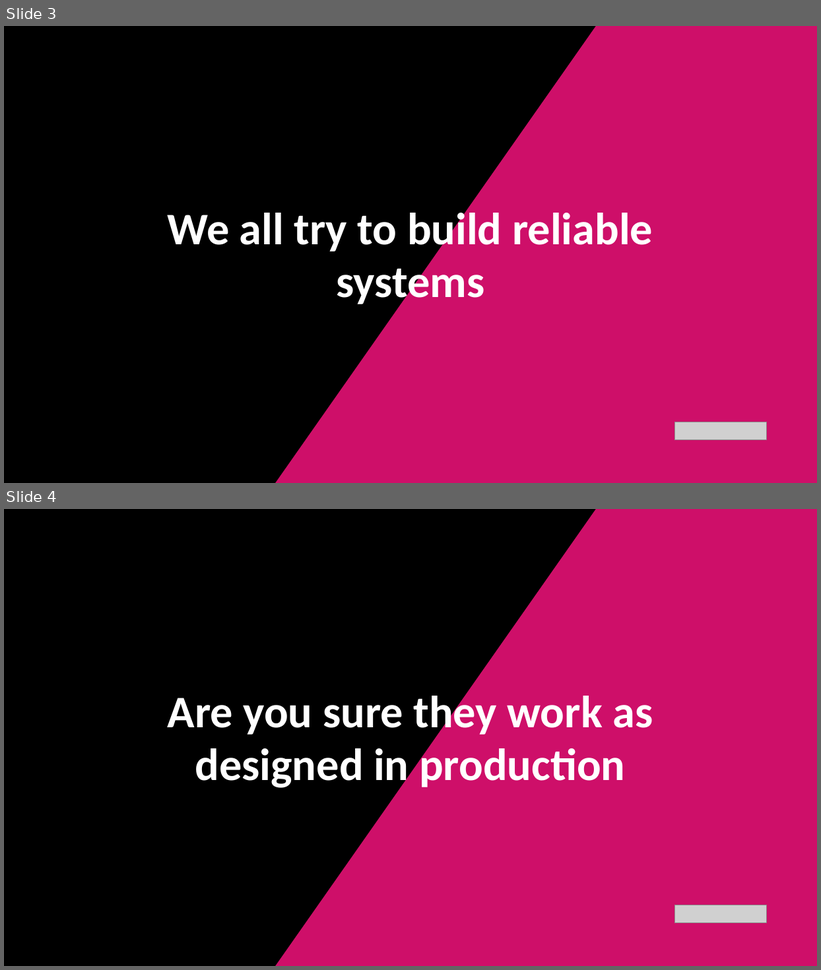
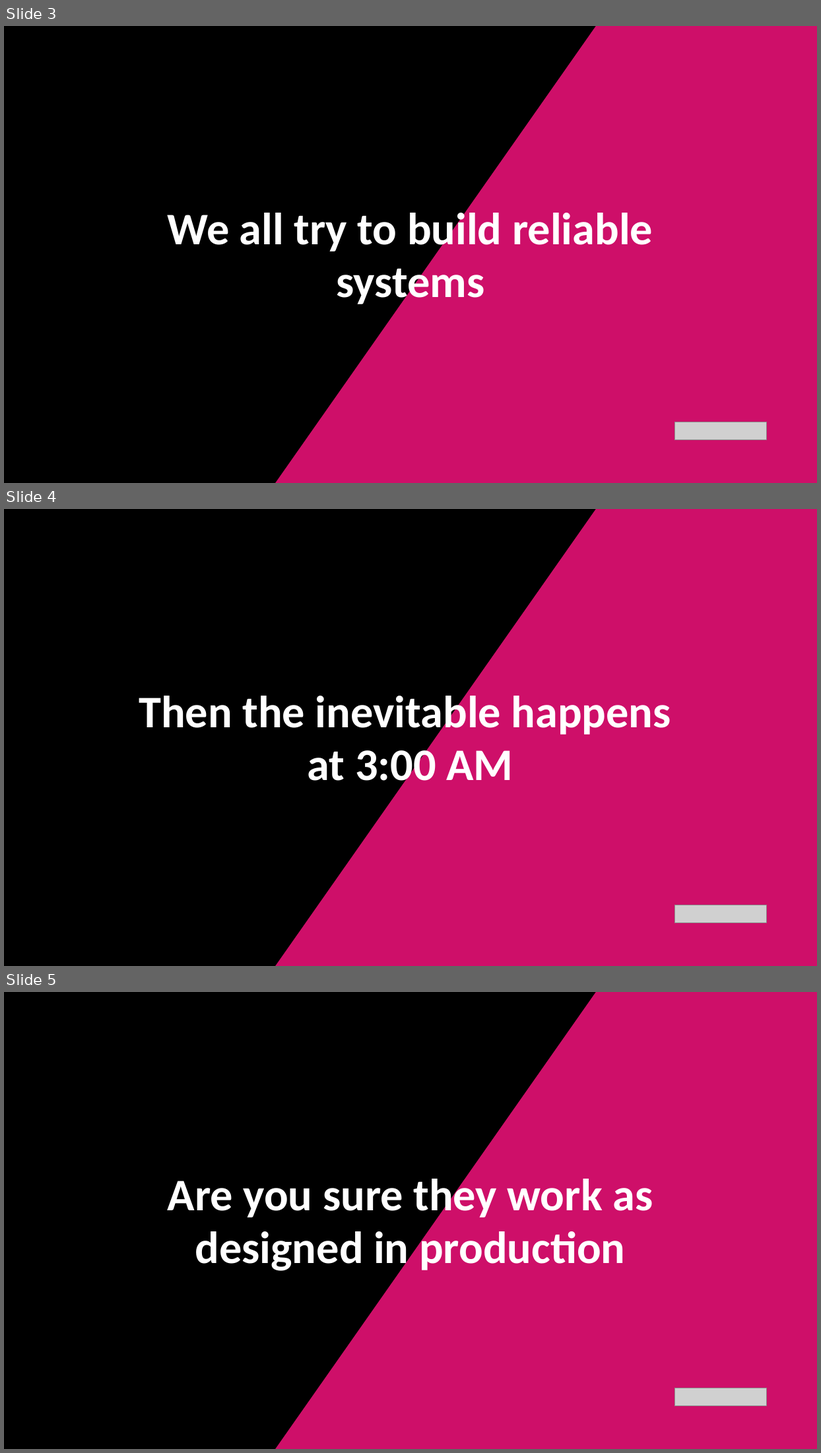
Before and after one commit to marti901/DotnetFriday-September-2026, a slide deck: slides/Thrive in chaos.pptx. Shown one above the other, each under a label of ours: slides 3 and 4 before the commit, slides 3, 4 and 5 after it. The pictures are 821x970 and 821x1453 pixels, drawn with LibreOffice and Linux fonts; fonts in the diff are those of the drawing; grey boxes stand for pictures. Boxes give left, top, right and bottom in pixels: in the first picture for what was removed or moved away, otherwise in the second. Text is boxed around its words. In the diff, an @@ line names an element or a change of style, - is before the commit and + after.

```diff
--- a/slides/Thrive in chaos.pptx
+++ b/slides/Thrive in chaos.pptx
@@ slide 4 added at (4, 509, 817, 966), background #000000 @@
@@ freeform shape added at (274, 509, 817, 966), fill #CE0F69 @@
@@ text added at (139, 691, 671, 791), 80 pt, text #FFFFFF, bold @@
+Then the inevitable happens
+at 3:00 AM
@@ picture added at (675, 906, 766, 923) @@
@@ what was slide 4 is now slide 5 @@
```
Also in this commit, not shown: 4 slides changed, 3 other slides added, 1 slide removed.
